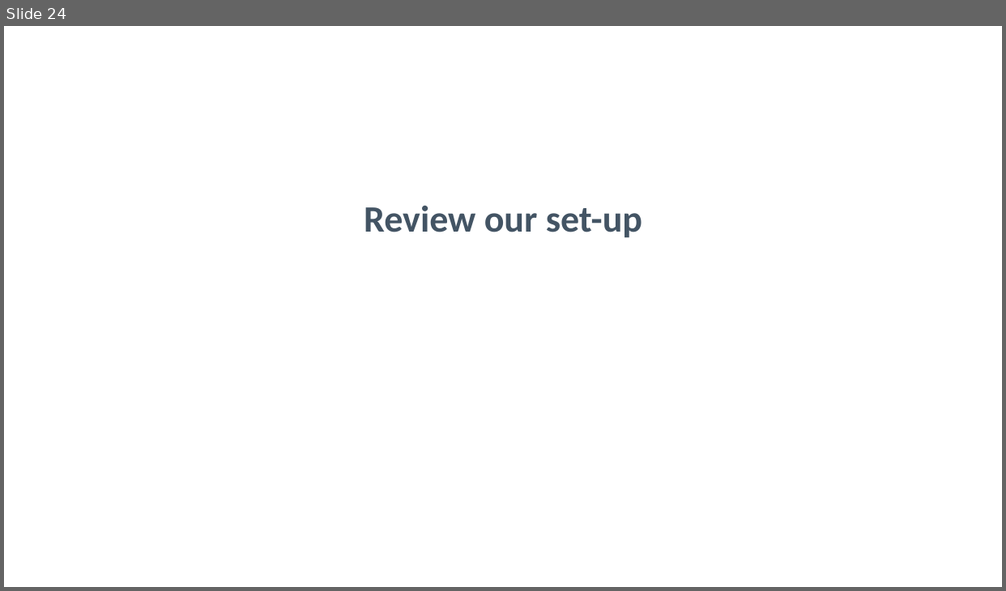
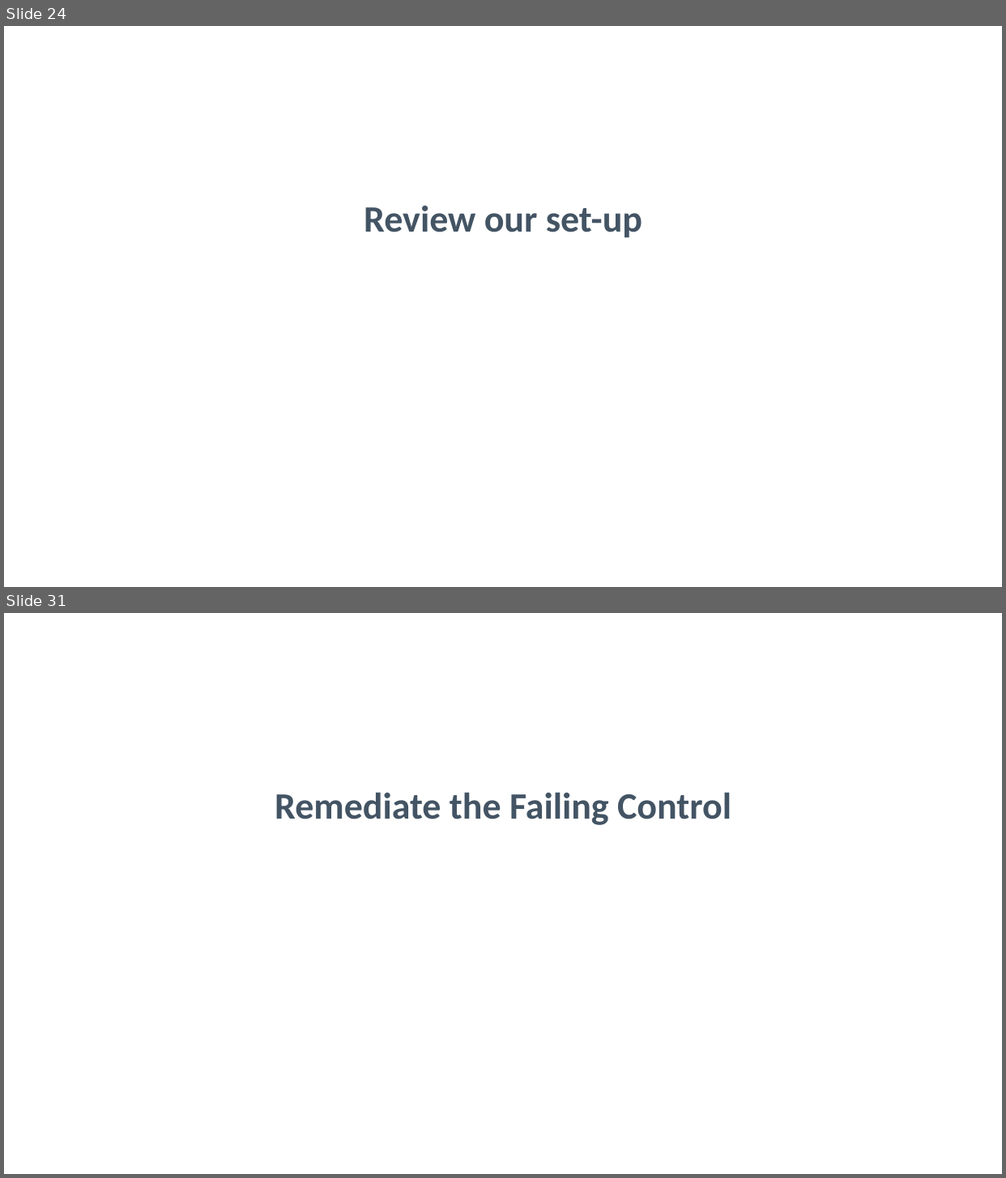
Before and after one commit to nathenharvey/introduction-to-inspec, a slide deck: powerpoint/Continuous-Compliance.pptx. Shown one above the other, each under a label of ours: slide 24 before the commit, slides 24 and 31 after it; the slides between them are not shown. The pictures are 1006x591 and 1006x1178 pixels, drawn with LibreOffice and Linux fonts; fonts in the diff are those of the drawing; background and template pictures are left out. Boxes give left, top, right and bottom in pixels: in the first picture for what was removed or moved away, otherwise in the second. Text is boxed around its words. In the diff, an @@ line names an element or a change of style, - is before the commit and + after.

```diff
--- a/powerpoint/Continuous-Compliance.pptx
+++ b/powerpoint/Continuous-Compliance.pptx
@@ slide 31 added at (4,613,1002,1174), background picture (left out) @@
@@ title added at (275,792,731,825), 43 pt, text #435464, bold @@
+Remediate the Failing Control
```
Also in this commit, not shown: 11 other slides added.
